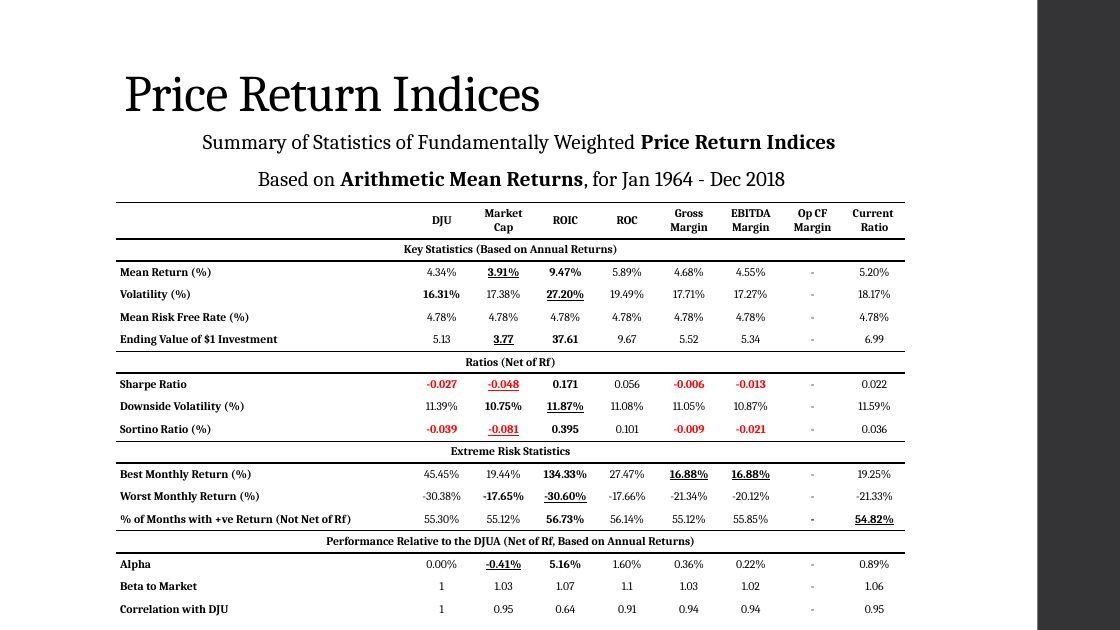
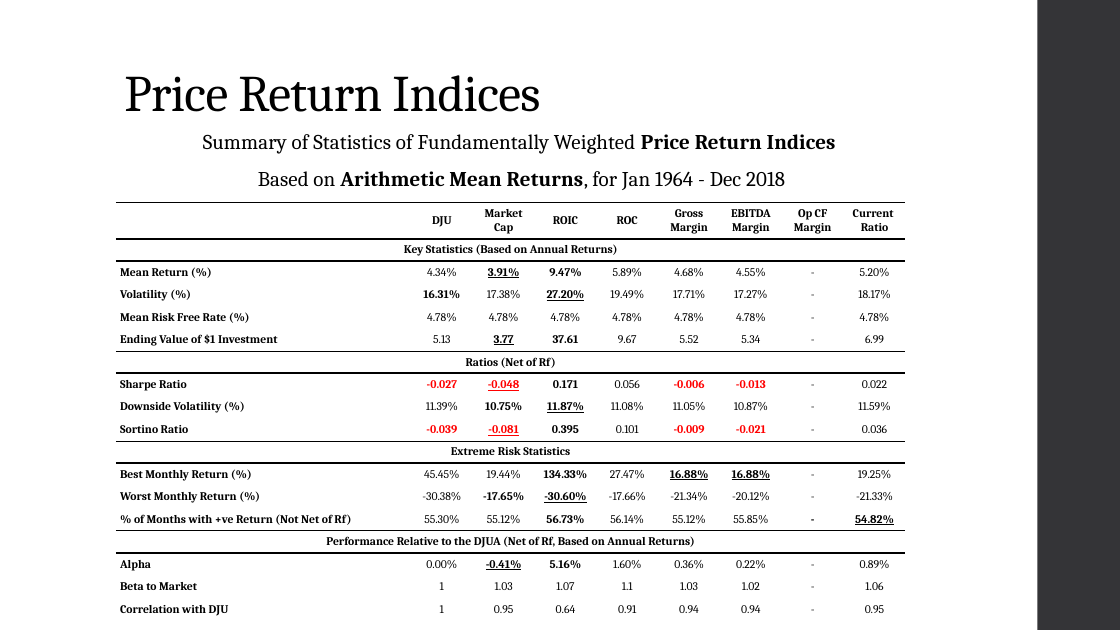
Before and after one commit to fuzzylove87/QF604-Econometrics, a slide deck: slide 29 of FINAL/For Submission/QF604 Econometrics Final v1.7.pptx. Drawn at 1120x630 pixels with LibreOffice and Linux fonts; fonts in the diff are those of the drawing. Boxes give left, top, right and bottom in pixels: in the first picture for what was removed or moved away, otherwise in the second. Text is boxed around its words. In the diff, an @@ line names an element or a change of style, - is before the commit and + after.

Commit message:
asd

```diff
--- a/FINAL/For Submission/QF604 Econometrics Final v1.7.pptx
+++ b/FINAL/For Submission/QF604 Econometrics Final v1.7.pptx
@@ table at (x1=116, y1=202, x2=908, y2=620) @@
-row 10, column 1: Sortino Ratio (%)
+row 10, column 1: Sortino Ratio
```
Also in this commit, not shown: 1 other slide changed.
